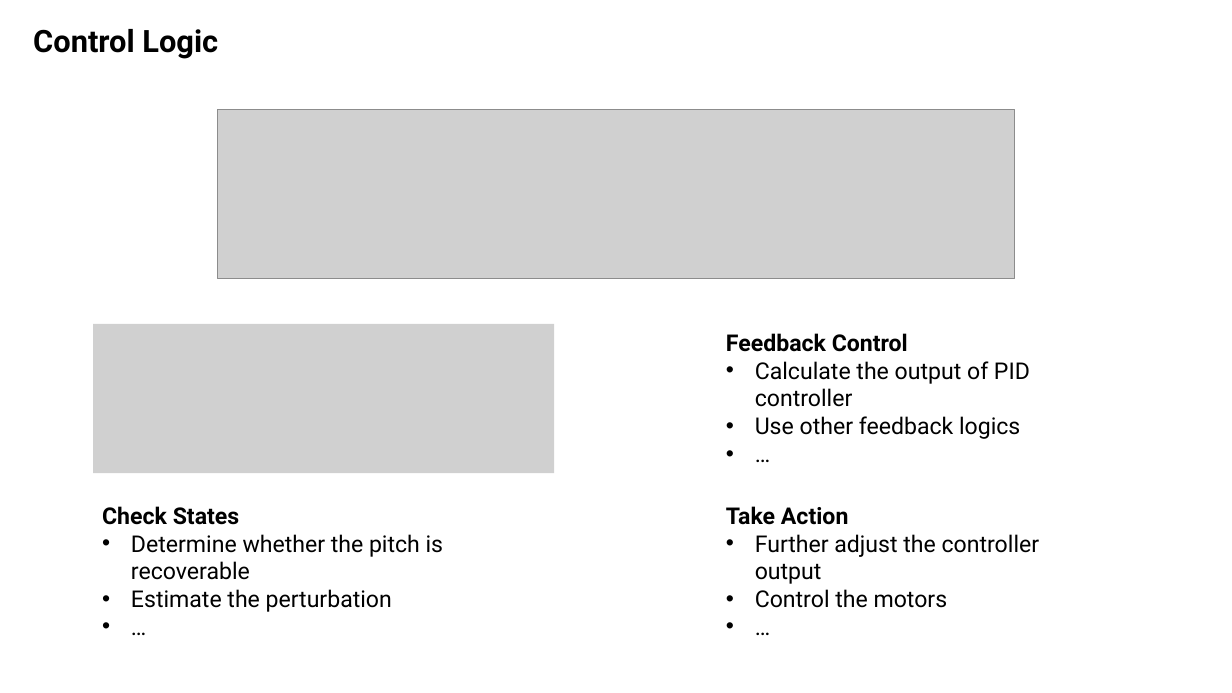
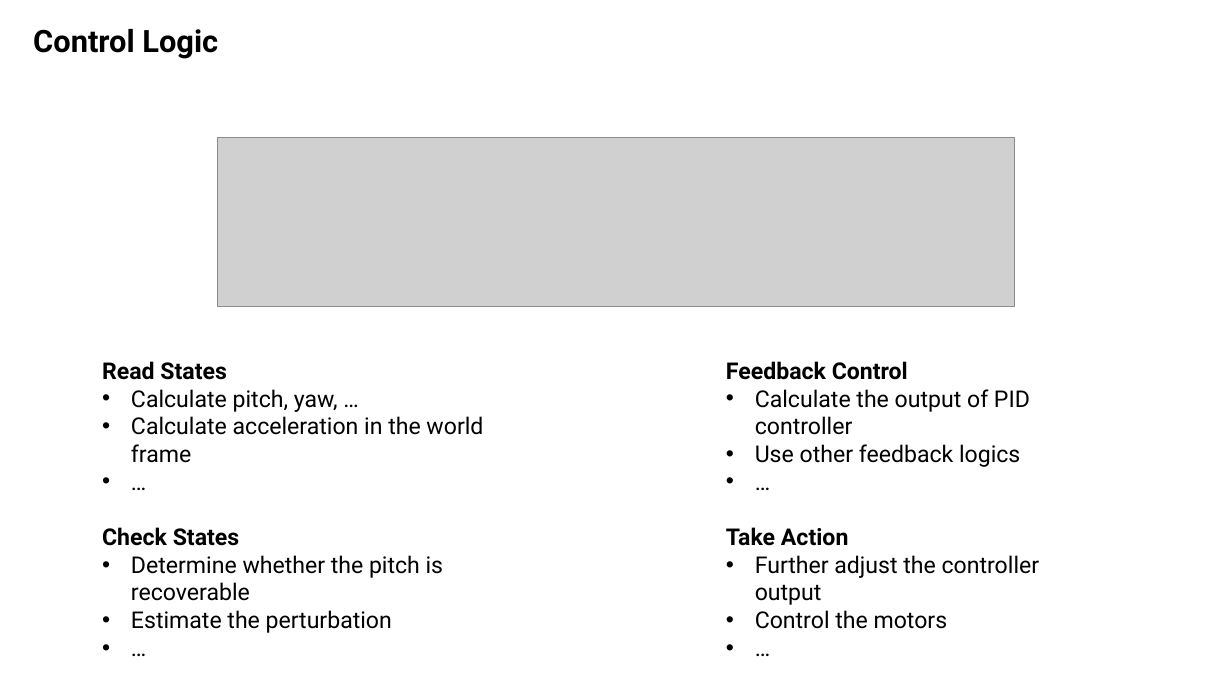
Before and after one commit to Klaaktu/balance-bot, a slide deck: slide 8 of Presentation/Presentation1.pptx. Drawn at 1232x693 pixels with LibreOffice and Linux fonts; fonts in the diff are those of the drawing; grey boxes stand for pictures. Boxes give left, top, right and bottom in pixels: in the first picture for what was removed or moved away, otherwise in the second. Text is boxed around its words. In the diff, an @@ line names an element or a change of style, - is before the commit and + after.

```diff
--- a/Presentation/Presentation1.pptx
+++ b/Presentation/Presentation1.pptx
@@ picture: place and size @@
-picture at (217, 109, 1015, 279)
+picture at (217, 137, 1015, 307)
@@ picture removed at (93, 323, 555, 473) @@
@@ text "Feedback Control": place and size @@
-text "Feedback Control" at (726, 333, 1030, 439)
+text "Feedback Control" at (726, 361, 1030, 467)
@@ text added at (102, 361, 483, 463), 18 pt, text #000000 @@
+Read States
+• Calculate pitch, yaw, …
+• Calculate acceleration in the world frame
+• …
@@ text "Check States": place and size @@
-text "Check States" at (102, 506, 444, 612)
+text "Check States" at (102, 527, 444, 633)
@@ text "Take Action": place and size @@
-text "Take Action" at (726, 506, 1040, 608)
+text "Take Action" at (726, 527, 1040, 629)
```
Also in this commit, not shown: 7 other slides changed, 1 slide added, 1 slide removed, 6 other files.
